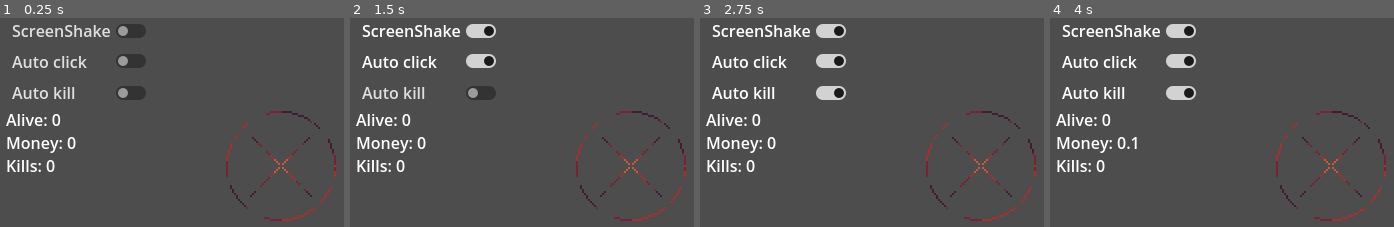
Above: before the commit, frames 1-4 (left to right).
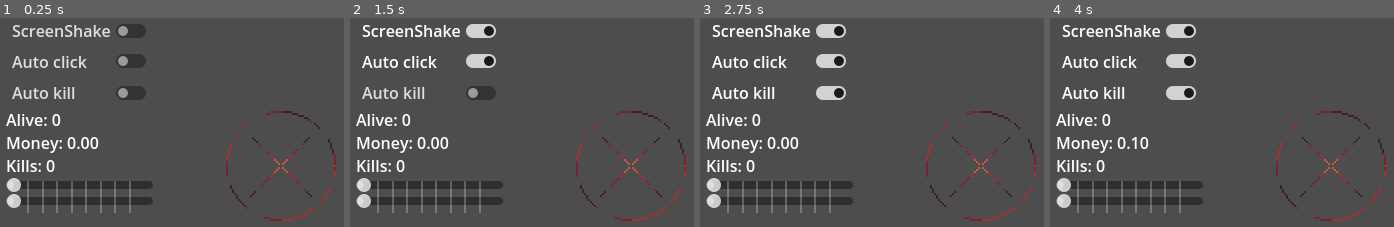
Above: after the commit, the same moments.

Repository: Jin9310/LudumDare55
Game: Godot game, scene res://NewGame/new_game.tscn
Two runs of this game, one before a commit and one after it. Both use one fixed random seed, a clock stepped at 60 frames per second and the inputs below.
Inputs (mouse positions are in pixels of both pictures, inside the frame that each line leads up to):
- Up to frame 1 (0.25 s): no input
- Up to frame 2 (1.5 s): click "ScreenShake" at 0.5 s; click "Auto click" at 1.25 s
- Up to frame 3 (2.75 s): click "Auto kill" at 2 s
- Up to frame 4 (4 s): tap Enter (ui_accept) at 2.75, 3.5 s; drag from (1332, 164) to (1390, 93) at 2.77 s; drag from (1215, 181) to (1332, 164) at 3.52 s

The runs differ from the first frame. In frame 1, 3.6% of the frame differs, in the area x 1-45%, y 56-94%; in frame 2, 3.6%; in frame 3, 3.6%; in frame 4, 3.5%.

Commit message:
Upgrades mechanisms preparation
bonus money and additional spawn numbers

Diff:
--- a/HUD/hud.gd
+++ b/HUD/hud.gd
@@ -8,9 +8,15 @@
 
 
 func _process(delta):
+
+	var rounded_money = gm.usable_money
+
 	%alive.text = "Alive: " + str(gm.current_minion_count)
 	%deaths.text = "Kills: " + str(gm.kills)
-	%money.text = "Money: " + str(gm.usable_money)
+	%money.text = "Money: " + "%.2f" % rounded_money
+
+	GameManager.acolytes_spawn_at_one_time = %BonusSpawn.value
+	GameManager.kill_money_multiplicator = %BonusMoney.value
 
 func _on_screen_shake_pressed():
 	gm.screen_shake = !gm.screen_shake
--- a/HUD/hud.tscn
+++ b/HUD/hud.tscn
@@ -60,6 +60,23 @@
 text = "123456"
 fit_content = true
 
+[node name="BonusSpawn" type="HSlider" parent="MarginContainer/VBoxContainer"]
+unique_name_in_owner = true
+layout_mode = 2
+min_value = 1.0
+max_value = 10.0
+value = 1.0
+tick_count = 10
+
+[node name="BonusMoney" type="HSlider" parent="MarginContainer/VBoxContainer"]
+unique_name_in_owner = true
+layout_mode = 2
+min_value = 0.1
+max_value = 1.0
+step = 0.1
+value = 0.1
+tick_count = 10
+
 [connection signal="pressed" from="MarginContainer/VBoxContainer/screen_shake" to="." method="_on_screen_shake_pressed"]
 [connection signal="pressed" from="MarginContainer/VBoxContainer/auto_click" to="." method="_on_auto_click_pressed"]
 [connection signal="pressed" from="MarginContainer/VBoxContainer/auto_kill" to="." method="_on_auto_kill_pressed"]
--- a/NewGame/new_game.gd
+++ b/NewGame/new_game.gd
@@ -8,7 +8,6 @@
 @onready var new_game: Node = get_node("/root/NewGame/spawning_area")
 
 #new Acolytes
-var acolytes_spawn_at_one_time: int = 1
 @export var acolytes_spawned: int = 0
 
 func _ready():
@@ -19,7 +18,7 @@
 		emit_signal("auto_kill_enabled") # rework this into > kill all acolytes
 
 func spawn_minion():
-	spawn_acolyte(acolytes_spawn_at_one_time)
+	spawn_acolyte(GameManager.acolytes_spawn_at_one_time)
 
 func spawn_acolyte(count: int):
 	for i in range(count):
--- a/game_manager.gd
+++ b/game_manager.gd
@@ -11,6 +11,9 @@
 
 @export var current_minion_count: int
 
+#SPAWNING
+@export var acolytes_spawn_at_one_time: int = 1
+
 
 #MONEY
 @export var usable_money: float
